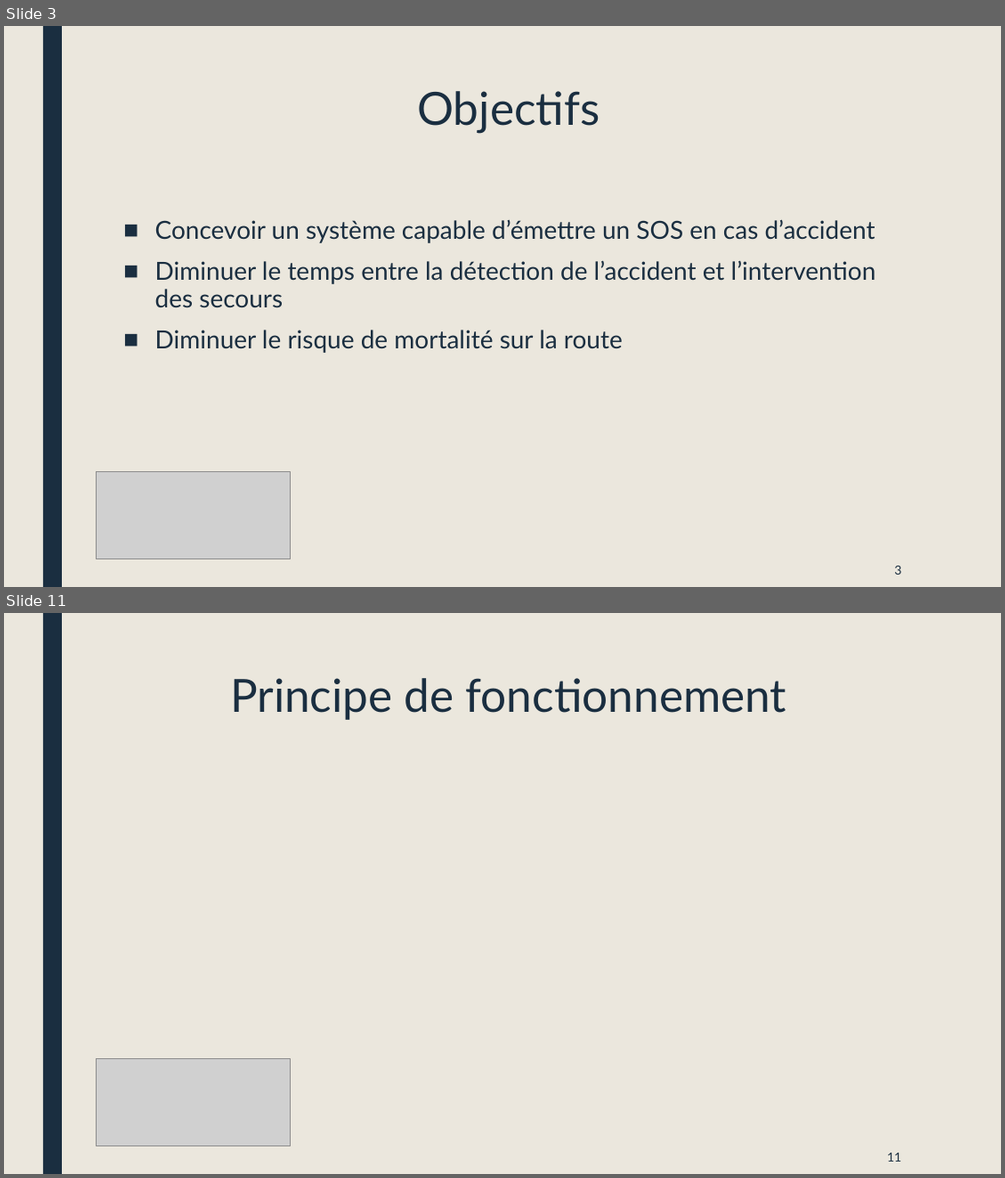
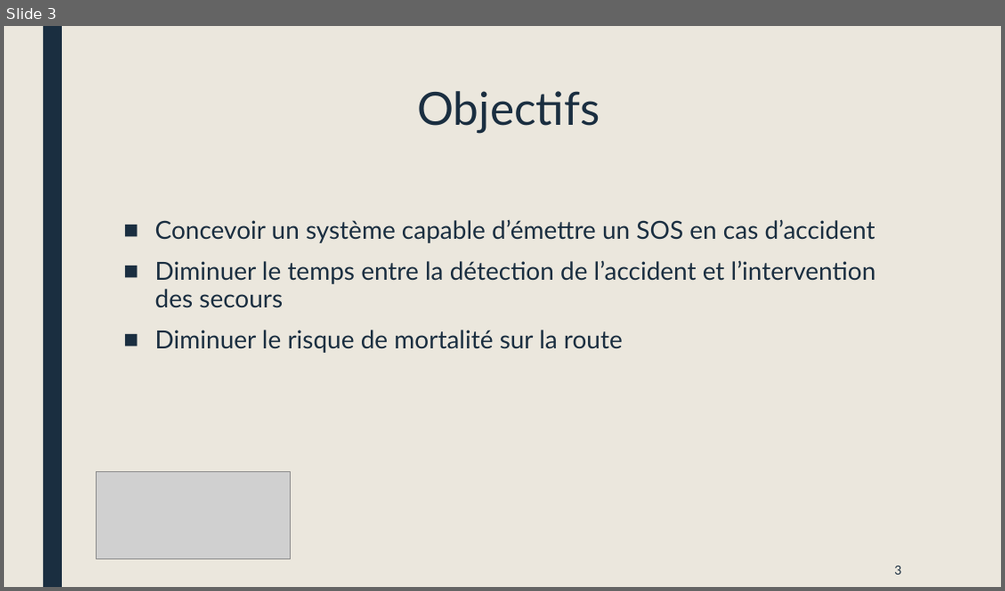
Before and after one commit to JombartOlivier/Isenprotect, a slide deck: Présentation/Présentation 27_02_2018.pptx. Shown one above the other, each under a label of ours: slides 3 and 11 before the commit, slide 3 after it; the slides between them are not shown. The pictures are 1005x1178 and 1005x591 pixels, drawn with LibreOffice and Linux fonts; fonts in the diff are those of the drawing; grey boxes stand for pictures. Boxes give left, top, right and bottom in pixels: in the first picture for what was removed or moved away, otherwise in the second. Text is boxed around its words. In the diff, an @@ line names an element or a change of style, - is before the commit and + after.

```diff
--- a/Présentation/Présentation 27_02_2018.pptx
+++ b/Présentation/Présentation 27_02_2018.pptx
@@ slide 11 removed at [4,613,1001,1174], background #EBE7DD; not listed: 1 template element that a slide beside it also shows @@
@@ title removed at [230,678,786,720] @@
-Principe de fonctionnement
@@ picture removed at [96,1059,291,1145] @@
@@ page number removed at [887,1152,901,1161] @@
-11
```
Also in this commit, not shown: 7 slides changed, 2 slides added, 2 other slides removed, 1 other file.
